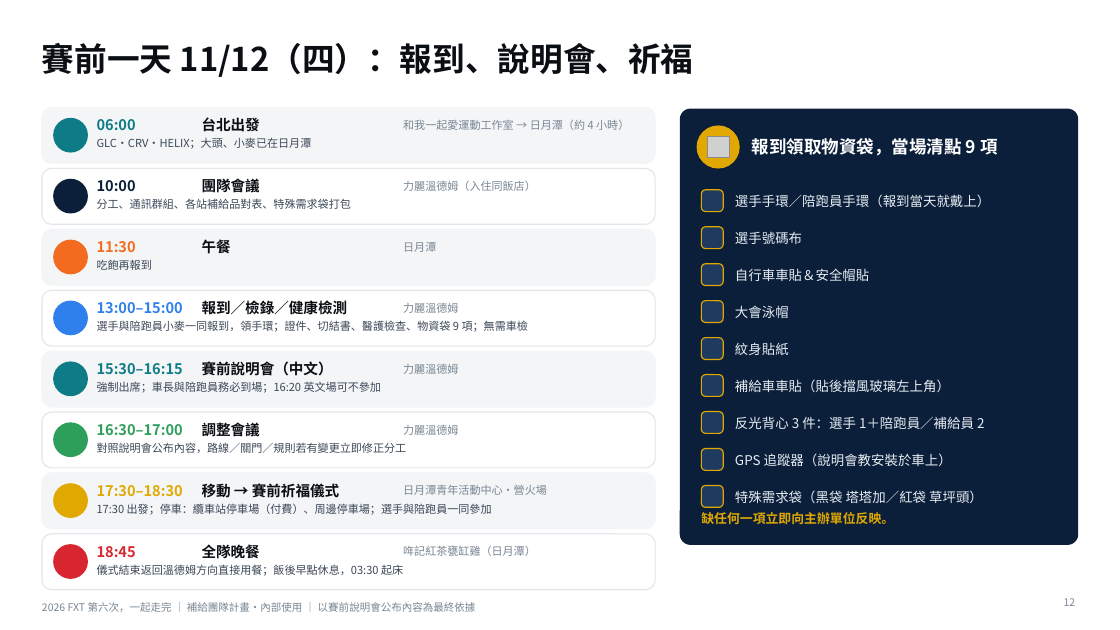
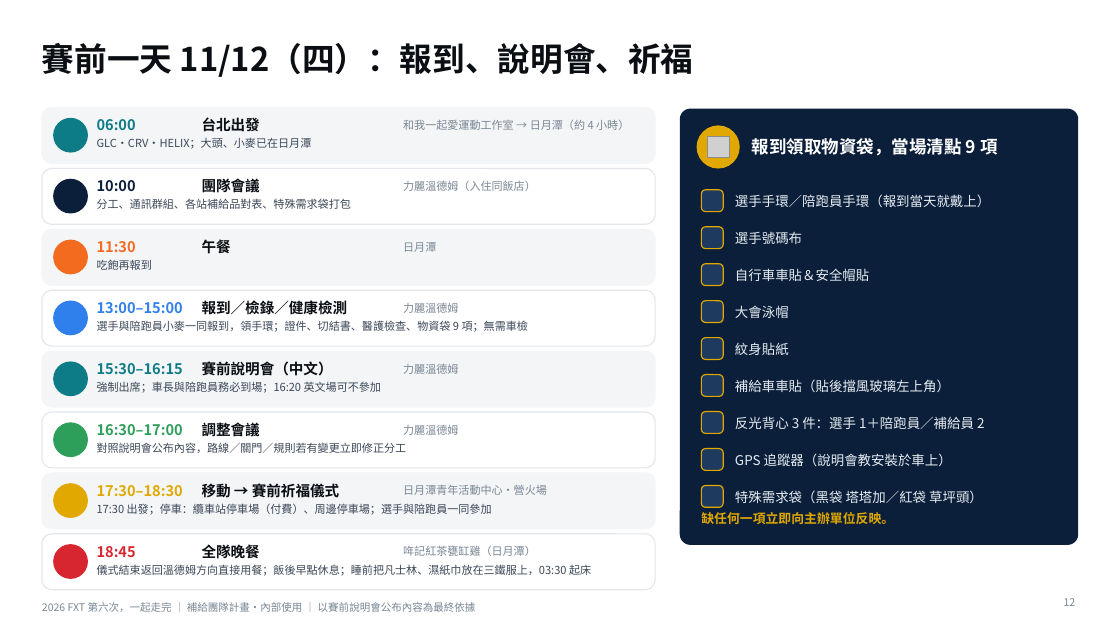
Before and after one commit to powermovebboy-sys/Race-site, a slide deck: slide 12 of deck/2026_FXT_第六次一起走完.pptx. Drawn at 1120x630 pixels with LibreOffice and Linux fonts; fonts in the diff are those of the drawing; grey boxes stand for pictures; background and template pictures are left out. Boxes give left, top, right and bottom in pixels: in the first picture for what was removed or moved away, otherwise in the second. Text is boxed around its words. In the diff, an @@ line names an element or a change of style, - is before the commit and + after.

```diff
--- a/deck/2026_FXT_第六次一起走完.pptx
+++ b/deck/2026_FXT_第六次一起走完.pptx
@@ text at (97,564,591,576): text changed @@
-儀式結束返回溫德姆方向直接用餐；飯後早點休息，03:30 起床
+儀式結束返回溫德姆方向直接用餐；飯後早點休息；睡前把凡士林、濕紙巾放在三鐵服上，03:30 起床
```
Also in this commit, not shown: 4 other slides changed, 2 other files.
